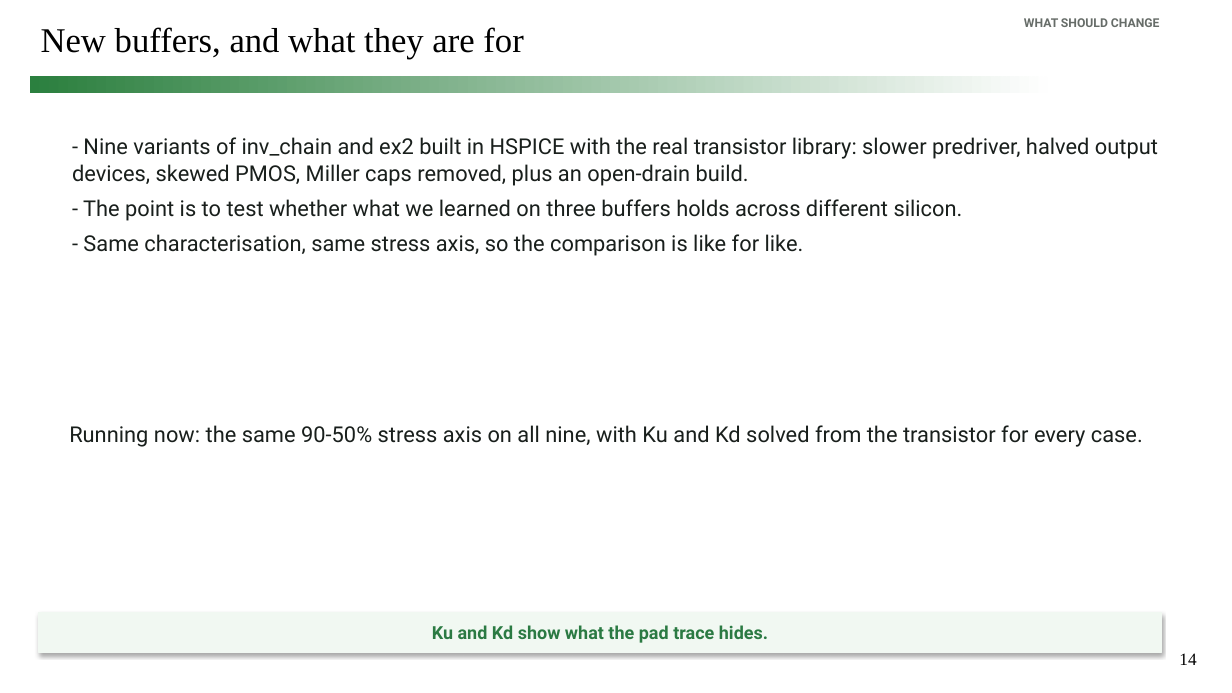
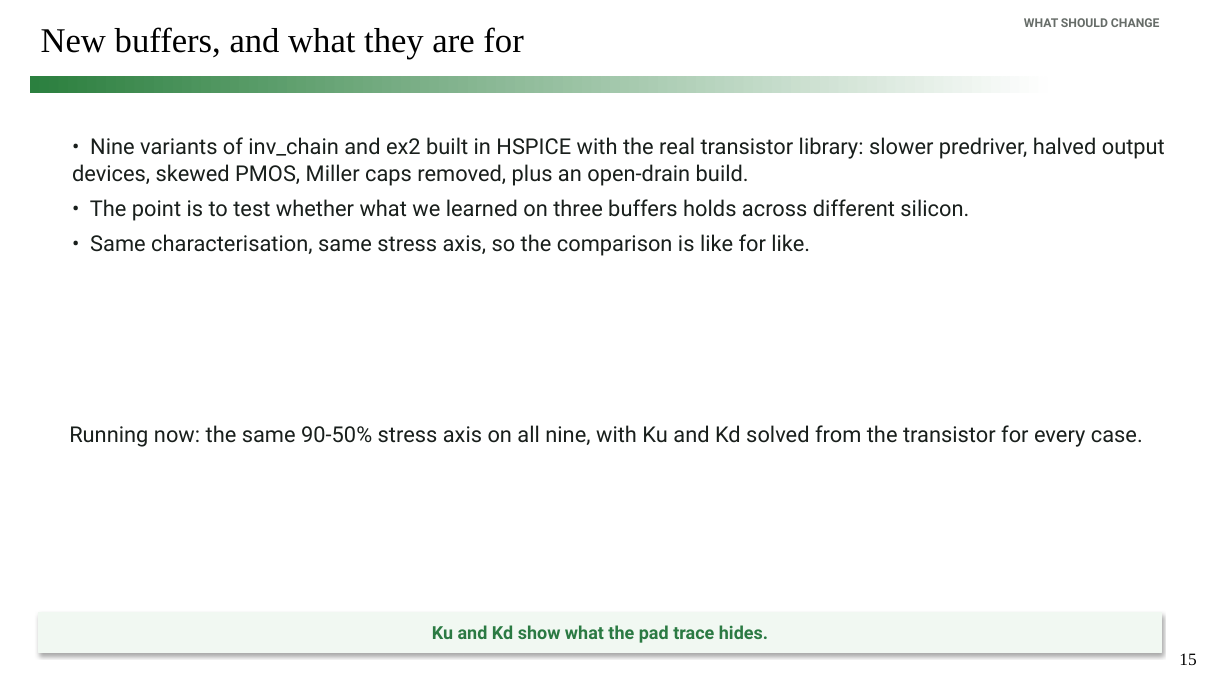
Before and after one commit to simon9721/ibis_comparison, a slide deck: slide 15 of results/meeting_deck_2026-09-04/ibis_pybis_status_2026-09-04.pptx (slide 14 before the commit). Drawn at 1232x693 pixels with LibreOffice and Linux fonts; fonts in the diff are those of the drawing. Boxes give left, top, right and bottom in pixels: in the first picture for what was removed or moved away, otherwise in the second. Text is boxed around its words. In the diff, an @@ line names an element or a change of style, - is before the commit and + after.

```diff
--- a/results/meeting_deck_2026-09-04/ibis_pybis_status_2026-09-04.pptx
+++ b/results/meeting_deck_2026-09-04/ibis_pybis_status_2026-09-04.pptx
@@ text at (72,137,1165,256): text changed @@
-- Nine variants of inv_chain and ex2 built in HSPICE with the real transistor library: slower predriver, halved output devices, skewed PMOS, Miller caps removed, plus an open-drain build.
-- The point is to test whether what we learned on three buffers holds across different silicon.
-- Same characterisation, same stress axis, so the comparison is like for like.
+• Nine variants of inv_chain and ex2 built in HSPICE with the real transistor library: slower predriver, halved output devices, skewed PMOS, Miller caps removed, plus an open-drain build.
+• The point is to test whether what we learned on three buffers holds across different silicon.
+• Same characterisation, same stress axis, so the comparison is like for like.
@@ page number at (1179,653,1196,665): text changed @@
-14
+15
```
Also in this commit, not shown: 8 other slides changed, 1 slide added, 13 other files.
